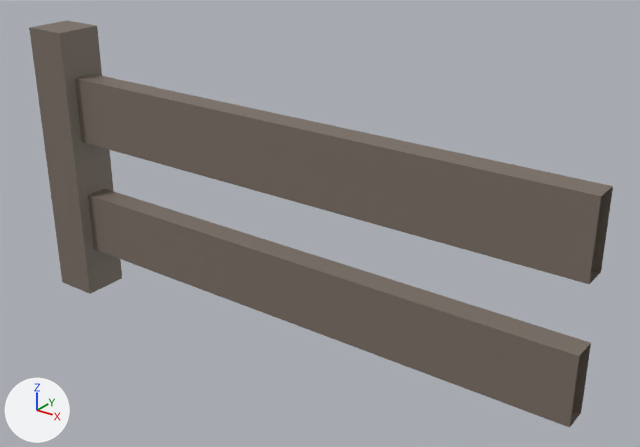
One commit to the Blender file data/Assets/Meshes/Parts/Fence.blend: the scene before it, then after it.
Camera for both pictures: a 50 mm lens placed at (6.3, -4.89, 3.94), pointed at (2.58, 0.19, 1.19). The axes (+X, +Y, +Z) are drawn at lower left. The lights are the same throughout.

Before the edit, the objects in view are built like this:
```python
mat_m_fence = principled_material('m_fence')
mat_m_fence.base_color = (0.196, 0.159, 0.131)  # brown #7a6f65
me_cube = bpy.data.meshes.new('Cube')
me_cube.from_pydata(...)  # a box spanning x -0.89..0.89, y -0.89..0.89, z 0.0..2.44
me_cube.materials.append(mat_m_fence)  # its picture is missing
me_cube_001 = bpy.data.meshes.new('Cube.001')
me_cube_001.from_pydata([(-1.8, -0.1, -1.13), (-1.8, -0.1, -0.56), (-1.8, 0.1, -1.13), (-1.8, 0.1, -0.56), (2.8, -0.1, -1.13), (2.8, -0.1, -0.56), (2.8, 0.1, -1.13), (2.8, 0.1, -0.56)], [], [(2, 3, 7, 6), (4, 5, 1, 0), (2, 6, 4, 0), (7, 3, 1, 5)])
me_cube_001.materials.append(mat_m_fence)  # its picture is missing
me_cube_002 = bpy.data.meshes.new('Cube.002')
me_cube_002.from_pydata([(-1.8, -0.1, -0.47), (-1.8, -0.1, 0.06), (-1.8, 0.1, -0.47), (-1.8, 0.1, 0.06), (2.8, -0.1, -0.47), (2.8, -0.1, 0.06), (2.8, 0.1, -0.47), (2.8, 0.1, 0.06)], [], [(2, 3, 7, 6), (4, 5, 1, 0), (2, 6, 4, 0), (7, 3, 1, 5)])
me_cube_002.materials.append(mat_m_fence)  # its picture is missing
ob_cube = bpy.data.objects.new('Cube', me_cube)
ob_cube.location = (0.0, 0.0, 0.0)
ob_cube.scale = (0.224, 0.224, 1.0)
ob_cube_001 = bpy.data.objects.new('Cube.001', me_cube_001)
ob_cube_001.location = (2.0, 0.0, 2.6)
ob_cube_002 = bpy.data.objects.new('Cube.002', me_cube_002)
ob_cube_002.location = (2.0, 0.0, 0.9)
```
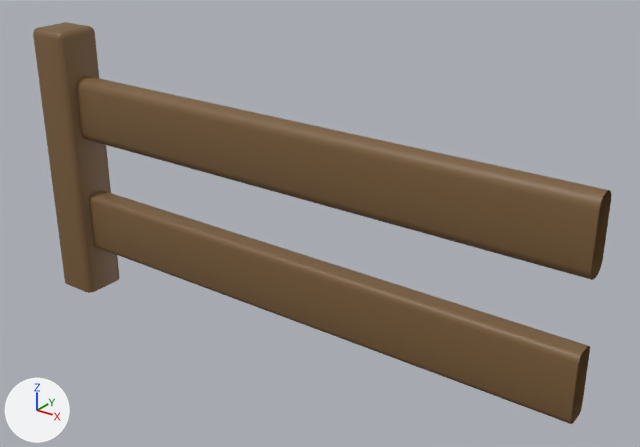
Pixel boxes (x1, y1, x2, y2) of what changed, in the pictures (640 x 447 px; the box of a moved part takes in the faces that stretch with it):
'Cube.001', recoloured, shading changed, modifiers changed
    before: (75, 74, 613, 284)
    after: (76, 76, 611, 280)
'Cube.002', recoloured, shading changed, modifiers changed
    before: (88, 189, 591, 428)
    after: (88, 190, 590, 424)
'Cube', recoloured, reshaped, rescaled (grey to brown, 6% narrower)
    before: (29, 20, 122, 294)
    after: (33, 22, 120, 293)
part 1 of me_cube, moved or reshaped
    before: (29, 20, 122, 294)
    after: (33, 22, 120, 293)

What changed in the scene script:
```text
Change mat_m_fence:
    mat_m_fence.base_color: (0.196, 0.159, 0.131) -> (0.196, 0.11, 0.0431)  # brown #7a6f65 -> brown #7a5d3b
Change me_cube:
    used by ob_cube; location = (0.0, 0.0, 0.0); scale = (0.224, 0.224, 1.0)
    remove me_cube.from_pydata(...)  # 8 vertices, 6 faces; spans x -0.89..0.89, y -0.89..0.89, z 0.0..2.44
    add me_cube.from_pydata(...)  # 8 vertices, 5 faces; spans x -0.2..0.2, y -0.2..0.2, z 0.0..2.44
    me_cube part 1: the whole mesh is rebuilt
    me_cube part 2: the surface is now shaded smooth
Change me_cube_001:
    where me_cube_001.from_pydata(...)  # 8 vertices, 4 faces; spans x -1.8..2.8, y -0.1..0.1, z -1.13..-0.56
    used by ob_cube_001; location = (2.0, 0.0, 2.6)
    me_cube_001 part 3: all faces are now shaded smooth (4 of 4 changed)
Change me_cube_002:
    where me_cube_002.from_pydata(...)  # 8 vertices, 4 faces; spans x -1.8..2.8, y -0.1..0.1, z -0.47..0.06
    used by ob_cube_002; location = (2.0, 0.0, 0.9)
    me_cube_002 part 4: all faces are now shaded smooth (4 of 4 changed)
Change ob_cube:
    ob_cube.scale: (0.224, 0.224, 1.0) -> (1.0, 1.0, 1.0)
Change ob_cube_001:
    add _m = ob_cube_001.modifiers.new('Bevel', 'BEVEL')
    add _m.width = 0.09
    add _m.width_pct = 0.09
    add _m.segments = 3
Change ob_cube_002:
    add _m = ob_cube_002.modifiers.new('Bevel', 'BEVEL')
    add _m.width = 0.06
    add _m.width_pct = 0.06
    add _m.segments = 3
```
